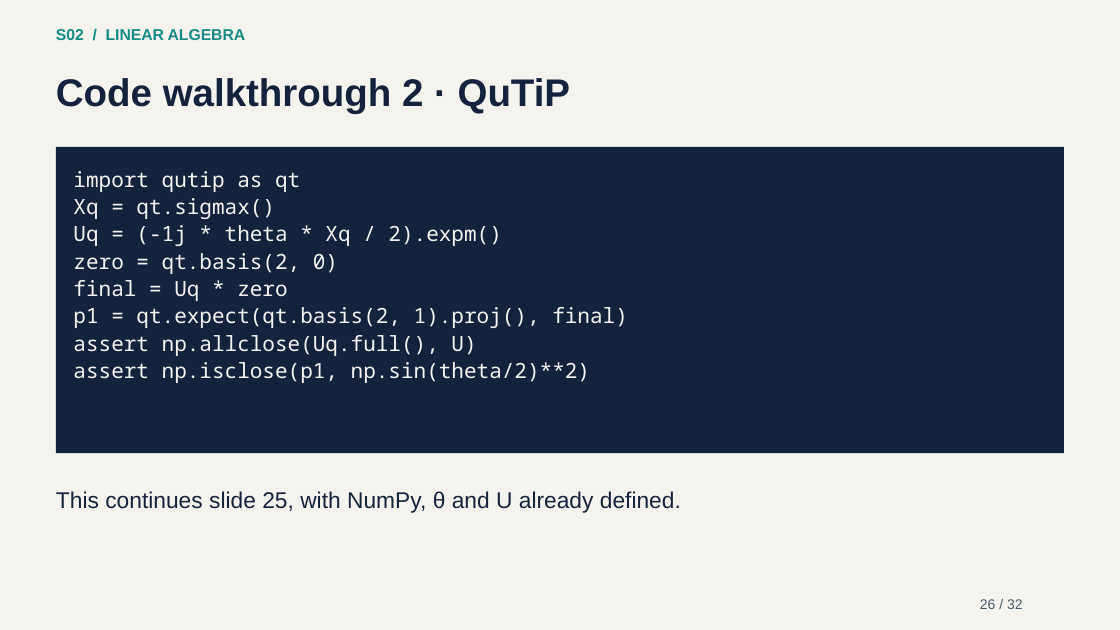
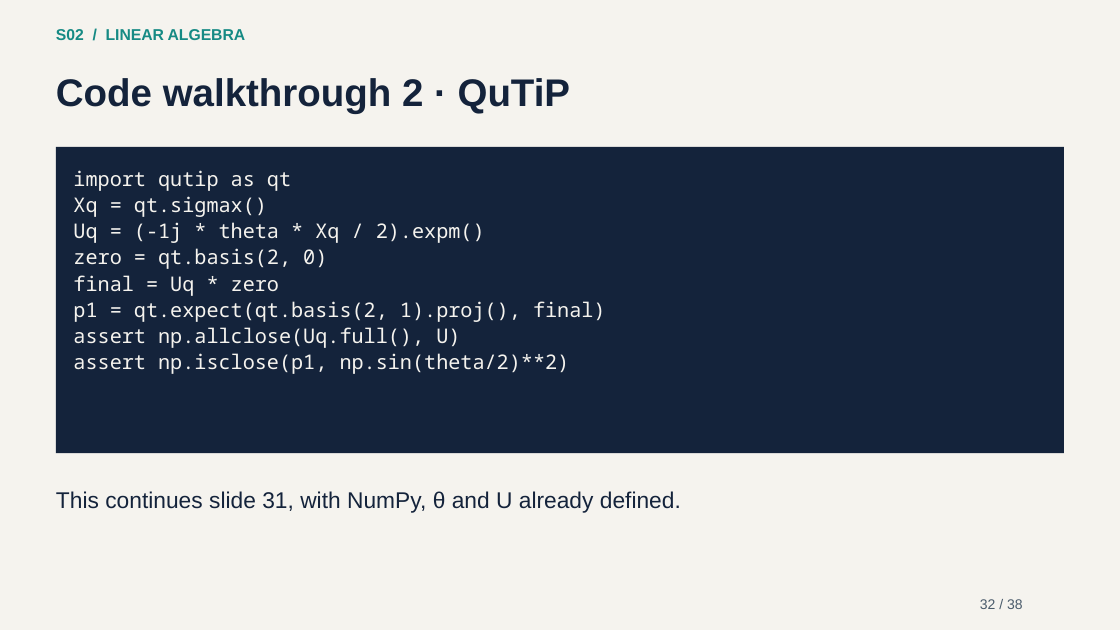
Before and after one commit to croznnt/qubit-zero-to-hero-english, a slide deck: slide 32 of lectures/S02-linear-algebra/deck.pptx (slide 26 before the commit). Drawn at 1120x630 pixels with LibreOffice and Linux fonts; fonts in the diff are those of the drawing. Boxes give left, top, right and bottom in pixels: in the first picture for what was removed or moved away, otherwise in the second. Text is boxed around its words. In the diff, an @@ line names an element or a change of style, - is before the commit and + after.

```diff
--- a/lectures/S02-linear-algebra/deck.pptx
+++ b/lectures/S02-linear-algebra/deck.pptx
@@ text "assert np.allclose(Uq.full(), U)": place and size @@
-text "assert np.allclose(Uq.full(), U)" at (73,335,476,356)
+text "assert np.allclose(Uq.full(), U)" at (73,327,460,348)
@@ size 18 to 17.2 pt in 8 elements at (73,170,291,191), (73,196,267,217), (73,222,485,243), (73,248,327,269), (73,275,279,296), (73,301,606,322), (73,327,460,348), (73,353,570,374) @@
@@ text "assert np.isclose(p1, np.sin(theta/2)**2)": place and size @@
-text "assert np.isclose(p1, np.sin(theta/2)**2)" at (73,362,590,383)
+text "assert np.isclose(p1, np.sin(theta/2)**2)" at (73,353,570,374)
@@ text at (56,491,681,513): text changed @@
-This continues slide 25, with NumPy, θ and U already defined.
+This continues slide 31, with NumPy, θ and U already defined.
@@ text at (980,599,1023,609): text changed @@
-26 / 32
+32 / 38
```
Also in this commit, not shown: 31 other slides changed, 6 slides added, 16 other files.
